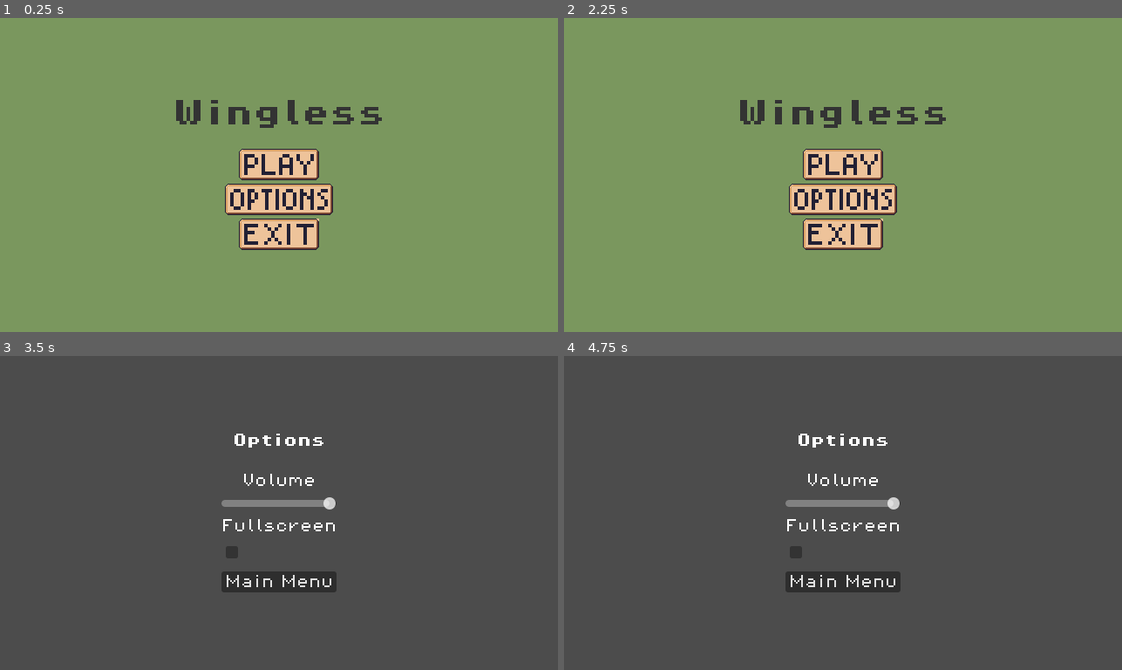
Above: before the commit, frames 1-4 (two rows, left to right).
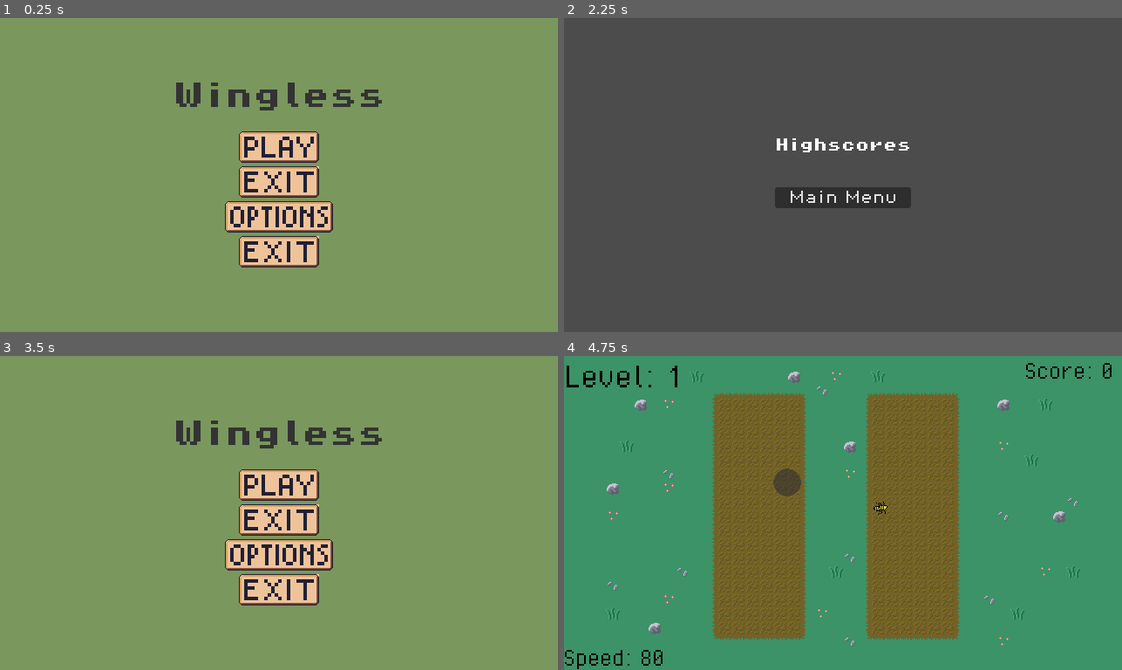
Above: after the commit, the same moments.

Repository: peterakerblom/wingless
Game: Godot game, scene res://scenes/ui/main_menu.tscn
Same seed, same stepped clock (60 frames per second), same inputs: the game is played once before the commit and once after it. Before the commit the project starts from res://scenes/main_menu.tscn. Sound files missing from this copy of the repository are replaced by a short silence.
Inputs (mouse positions are in pixels of both pictures, inside the frame that each line leads up to; where the layout moved, square brackets give the same spot in the first picture):
- Up to frame 1 (0.25 s): no input
- Up to frame 2 (2.25 s): click (843, 215) [843, 200] at 0.5 s; click "Main Menu" at 1.25 s; click (843, 181) at 2.02 s
- Up to frame 3 (3.5 s): click (279, 534) at 2.75 s, where only the run after the commit has a clickable "Main Menu"
- Up to frame 4 (4.75 s): click (843, 484) at 3.52 s; move the mouse to (965, 497) at 4.27 s; hold W (move_up) from 4.28 s (still down)

The runs differ from the first frame. In frame 1, 7.1% of the frame differs, in the area x 31-69%, y 20-80%; in frame 2, 100%; in frame 3, 100%; in frame 4, 100%, in the area x 0-100%, y 0-100%.

Commit message:
feat: highscores

Diff:
--- a/project.godot
+++ b/project.godot
@@ -11,7 +11,7 @@
 [application]
 
 config/name="Wingless"
-run/main_scene="res://scenes/main_menu.tscn"
+run/main_scene="res://scenes/ui/main_menu.tscn"
 config/features=PackedStringArray("4.3", "Forward Plus")
 config/icon="res://icon.svg"
 
@@ -20,6 +20,7 @@
 ClickSound="*res://scripts/globals/click_sound.gd"
 GameManager="*res://scripts/globals/game_manager.gd"
 PlayerStats="*res://scripts/globals/player_stats.gd"
+HighscoreManager="*res://scripts/globals/highscore_manager.gd"
 
 [display]
 
--- a/resources/tulip_red_res.tres
+++ b/resources/tulip_red_res.tres
@@ -5,7 +5,8 @@
 
 [sub_resource type="Resource" id="Resource_o3c41"]
 script = ExtResource("1_bvbvq")
-factor = 2.0
+speed_boost = 10.0
+powerup_duration = 5.0
 
 [resource]
 script = ExtResource("1_5c1lm")
--- a/scenes/level.tscn
+++ b/scenes/level.tscn
@@ -113,11 +113,11 @@
 theme_override_font_sizes/font_size = 32
 text = "Player speed: "
 
-[node name="TimerEnemySpawnTime" type="Timer" parent="."]
-wait_time = 15.0
+[node name="TimerLevel" type="Timer" parent="."]
+wait_time = 5.0
 autostart = true
 
 [node name="Apple" parent="." instance=ExtResource("9_iaj1h")]
 position = Vector2(256, 135)
 
-[connection signal="timeout" from="TimerEnemySpawnTime" to="." method="_on_timer_enemy_spawn_time_timeout"]
+[connection signal="timeout" from="TimerLevel" to="." method="_on_timer_enemy_spawn_time_timeout"]
--- /dev/null
+++ b/scenes/ui/highscore_menu.tscn
@@ -0,0 +1,60 @@
+[gd_scene load_steps=4 format=3 uid="uid://cb6xixxvr8whv"]
+
+[ext_resource type="FontFile" uid="uid://bu3v0mruiiec7" path="res://assets/fonts/PixelOperator/PixelOperator8-Bold.ttf" id="1_dhhcp"]
+[ext_resource type="Script" path="res://scripts/menus/highscore_menu.gd" id="1_hpedq"]
+[ext_resource type="FontFile" uid="uid://bvdstvvdxjx5e" path="res://assets/fonts/PixelOperator/PixelOperator8.ttf" id="2_mbwbb"]
+
+[node name="HighscoreMenu" type="Control"]
+layout_mode = 3
+anchors_preset = 15
+anchor_right = 1.0
+anchor_bottom = 1.0
+grow_horizontal = 2
+grow_vertical = 2
+script = ExtResource("1_hpedq")
+
+[node name="CanvasLayer" type="CanvasLayer" parent="."]
+
+[node name="ColorRect" type="ColorRect" parent="CanvasLayer"]
+anchors_preset = 15
+anchor_right = 1.0
+anchor_bottom = 1.0
+grow_horizontal = 2
+grow_vertical = 2
+color = Color(0, 0, 0, 0.00392157)
+
+[node name="VBoxContainer" type="VBoxContainer" parent="CanvasLayer"]
+anchors_preset = 8
+anchor_left = 0.5
+anchor_top = 0.5
+anchor_right = 0.5
+anchor_bottom = 0.5
+offset_left = -57.0
+offset_top = -42.5
+offset_right = 57.0
+offset_bottom = 42.5
+grow_horizontal = 2
+grow_vertical = 2
+theme_override_constants/separation = 10
+
+[node name="MarginContainer" type="MarginContainer" parent="CanvasLayer/VBoxContainer"]
+layout_mode = 2
+theme_override_constants/margin_bottom = 20
+
+[node name="LabelHighscoreTitle" type="Label" parent="CanvasLayer/VBoxContainer/MarginContainer"]
+texture_filter = 1
+layout_mode = 2
+theme_override_fonts/font = ExtResource("1_dhhcp")
+theme_override_font_sizes/font_size = 0
+text = "Highscores"
+horizontal_alignment = 1
+
+[node name="VBoxContainerScores" type="VBoxContainer" parent="CanvasLayer/VBoxContainer"]
+layout_mode = 2
+
+[node name="ButtonBack" type="Button" parent="CanvasLayer/VBoxContainer"]
+layout_mode = 2
+theme_override_fonts/font = ExtResource("2_mbwbb")
+text = "Main Menu"
+
+[connection signal="pressed" from="CanvasLayer/VBoxContainer/ButtonBack" to="." method="_on_back_pressed"]
--- a/scenes/main_menu.tscn
+++ b/scenes/ui/main_menu.tscn
@@ -60,6 +60,13 @@
 texture_normal = ExtResource("3_0j4pj")
 stretch_mode = 3
 
+[node name="TextureButtonHighscore" type="TextureButton" parent="VBoxContainer"]
+layout_mode = 2
+size_flags_horizontal = 4
+size_flags_vertical = 4
+texture_normal = ExtResource("5_aavmp")
+stretch_mode = 3
+
 [node name="TextureButtonOptions" type="TextureButton" parent="VBoxContainer"]
 layout_mode = 2
 size_flags_horizontal = 4
--- a/scripts/game_over.gd
+++ b/scripts/game_over.gd
@@ -22,4 +22,4 @@
 
 func _on_main_menu_pressed():
 	ClickSound.play_click()
-	get_tree().change_scene_to_file("res://scenes/main_menu.tscn")
+	get_tree().change_scene_to_file("res://scenes/ui/main_menu.tscn")
--- a/scripts/globals/game_manager.gd
+++ b/scripts/globals/game_manager.gd
@@ -1,6 +1,6 @@
 extends Node
 
-var score = 0
+#var score = 0
 var high_score = 0
 
 var min_enemy_spawn_time : float = 5.0
@@ -43,7 +43,7 @@
 	max_apple_spawn_time = max_apple_spawn_time_default
 
 func reset_high_score():
-	score = 0
+	#score = 0
 	high_score = 0
 
 func reset_wasp_speed():
--- /dev/null
+++ b/scripts/globals/highscore_manager.gd
@@ -0,0 +1,46 @@
+extends Node
+
+var highscores: Array = [] # List with {"score": x, "level": x}
+
+const SAVE_PATH:= "user://highscore.json"
+# Called when the node enters the scene tree for the first time.
+func _ready() -> void:
+	print("LOADING SCORES")
+	load_scores()
+# Called every frame. 'delta' is the elapsed time since the previous frame.
+
+func _process(delta: float) -> void:
+	pass
+
+func add_score(score: int, level: int) -> void:
+	highscores.append({"score": score, "level": level})
+	highscores.sort_custom(func(a,b): return b["score"] - a["score"])
+	if highscores.size() > 10:
+		highscores = highscores.slice(0, 10)
+	print("💾 Sparar highscores")
+	save_scores()
+
+func save_scores() -> void:
+	var file = FileAccess.open(SAVE_PATH, FileAccess.WRITE)
+
+	if file:
+		var json_text = JSON.stringify(highscores, "\t")
+		file.store_string(json_text)
+		file.close()
+		print("✅ Fil sparad till:", SAVE_PATH)
+	else:
+		print("❌ Kunde inte öppna fil för skrivning!")
+
+func load_scores() -> void:
+	if not FileAccess.file_exists(SAVE_PATH):
+		print("LOADING ERROR: No savefile found")
+		return
+	var file = FileAccess.open(SAVE_PATH, FileAccess.READ)
+	if not file:
+		print("LOADING ERROR: Could not read file")
+	var text = file.get_as_text()
+	var json = JSON.parse_string(text)
+	if typeof(json) != TYPE_ARRAY:
+		print("LOADING ERROR: Data is not a TYPED_ARRAY")
+	highscores = json
+	file.close()
--- a/scripts/level.gd
+++ b/scripts/level.gd
@@ -66,6 +66,12 @@
 
 func update_level_label():
 	level_label.text = "Level: " + str(GameManager.current_level_number)
+	level_label.get_tree().create_tween().kill()
+	var level_label_tween = get_tree().create_tween()
+
+	level_label_tween.set_trans(Tween.TRANS_SINE).set_ease(Tween.EASE_OUT)
+	level_label_tween.tween_property(level_label, "scale", Vector2(1.5, 1.5), 1)
+	level_label_tween.tween_property(level_label, "scale", Vector2(1, 1), 1)
 
 func incement_score(points):
 	score += points
--- /dev/null
+++ b/scripts/menus/highscore_menu.gd
@@ -0,0 +1,29 @@
+extends Control
+
+@onready var scores_container: VBoxContainer = $CanvasLayer/VBoxContainer/VBoxContainerScores
+
+# Called when the node enters the scene tree for the first time.
+func _ready() -> void:
+	show_highscores()
+
+
+# Called every frame. 'delta' is the elapsed time since the previous frame.
+func _process(delta: float) -> void:
+	pass
+
+func show_highscores() -> void:
+	#v_box_container.queue_free_children()
+	clear_children(scores_container)
+	var all_highscores: Array = HighscoreManager.highscores
+	for highscore in all_highscores:
+		var row_label = Label.new()
+		row_label.text = str("SCORE ", highscore.score, " - LEVEL: ", highscore.level)
+		scores_container.add_child(row_label)
+
+func clear_children(container: Node) -> void:
+	for child in container.get_children():
+		child.queue_free()
+
+func _on_back_pressed() -> void:
+	ClickSound.play_click()
+	get_tree().change_scene_to_file("res://scenes/ui/main_menu.tscn")
--- a/scripts/menus/main_menu.gd
+++ b/scripts/menus/main_menu.gd
@@ -3,9 +3,11 @@
 @onready var play_btn = $VBoxContainer/TextureButtonPlay
 @onready var options_btn = $VBoxContainer/TextureButtonOptions
 @onready var exit_btn = $VBoxContainer/TextureButtonExit
+@onready var highscore_btn: TextureButton = $VBoxContainer/TextureButtonHighscore
 
 func _ready() -> void:
 	play_btn.pressed.connect(_on_play_button_pressed)
+	highscore_btn.pressed.connect(_on_highscore_button_pressed)
 	options_btn.pressed.connect(_on_options_button_pressed)
 	exit_btn.pressed.connect(_on_exit_button_pressed)
 
@@ -17,10 +19,15 @@
 	ClickSound.play_click()
 	get_tree().change_scene_to_file("res://scenes/level.tscn")
 
+func _on_highscore_button_pressed() -> void:
+	print_debug("HIGHSCORES")
+	ClickSound.play_click()
+	get_tree().change_scene_to_file("res://scenes/ui/highscore_menu.tscn")
+
 func _on_options_button_pressed() -> void:
 	print("OPTIONS")
 	ClickSound.play_click()
-	get_tree().change_scene_to_file("res://scenes/options_menu.tscn")
+	get_tree().change_scene_to_file("res://scenes/ui/options_menu.tscn")
 
 func _on_exit_button_pressed() -> void:
 	ClickSound.play_click()
--- a/scripts/menus/options_menu.gd
+++ b/scripts/menus/options_menu.gd
@@ -25,7 +25,7 @@
 
 func _on_back_pressed() -> void:
 	ClickSound.play_click()
-	get_tree().change_scene_to_file("res://scenes/main_menu.tscn")
+	get_tree().change_scene_to_file("res://scenes/ui/main_menu.tscn")
 
 func _on_volume_changed(value: float) -> void:
 	ClickSound.play_click()
--- a/scripts/player.gd
+++ b/scripts/player.gd
@@ -54,9 +54,10 @@
 	game_over()
 
 func game_over():
+	HighscoreManager.add_score(GameManager.high_score, GameManager.current_level_number)
 	emit_signal("player_died")
 	queue_free()
-	var game_over_scene = preload("res://scenes/game_over.tscn").instantiate()
+	var game_over_scene = preload("res://scenes/ui/game_over.tscn").instantiate()
 	get_tree().current_scene.add_child(game_over_scene)
 
 func _play_splat_sound():
Not shown: 1 places in scenes/game_ui/point_popup.tscn that only renumber resources
Not shown: 1 places in scenes/power_up.tscn that only renumber resources
Renamed: scenes/click_sound.tscn -> scenes/sounds/click_sound.tscn
Not shown: 2 places in scenes/ui/game_over.tscn that only renumber resources
Renamed: scenes/options_menu.tscn -> scenes/ui/options_menu.tscn
